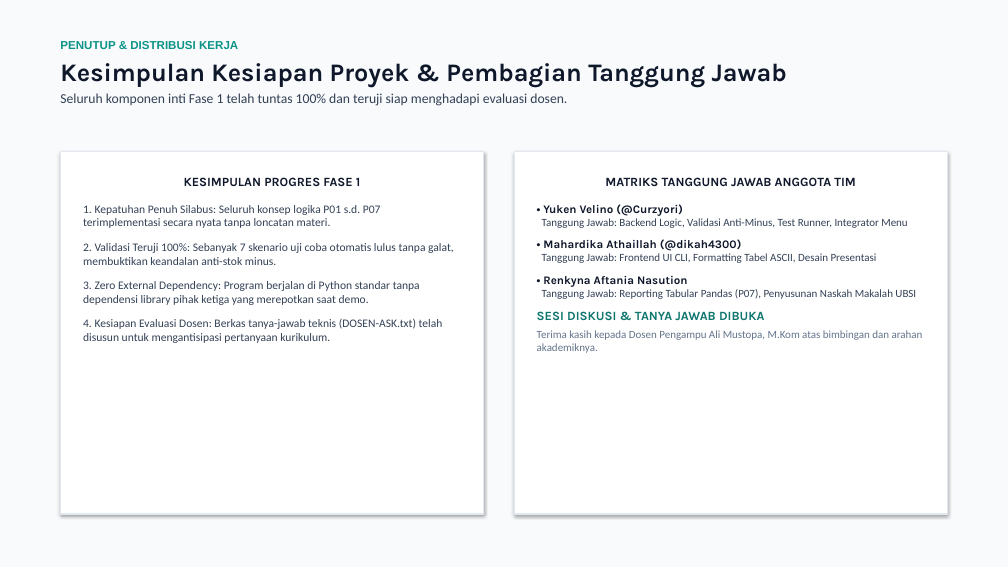
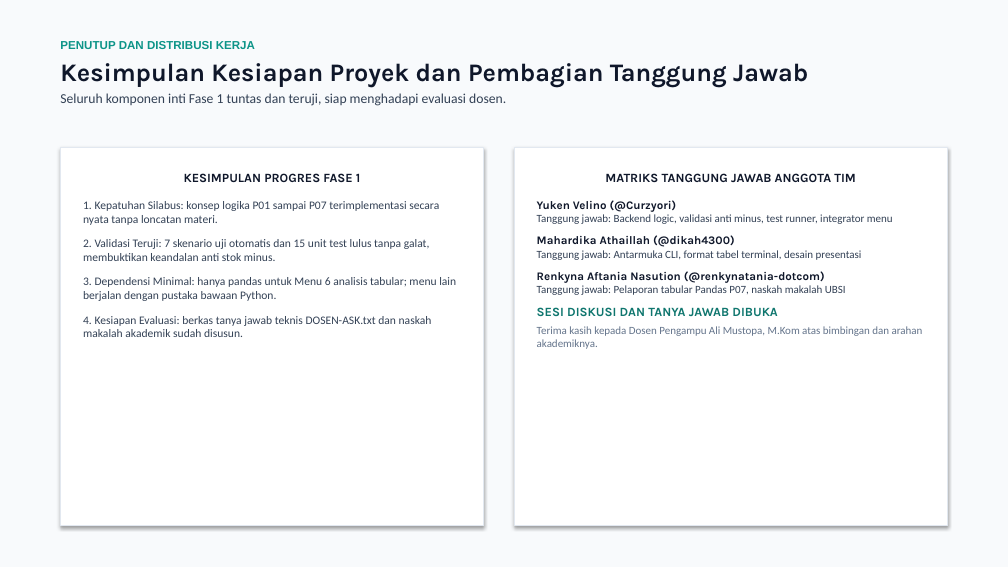
Before and after one commit to Curzyori/Stokku-Desktop, a slide deck: slide 10 of docs/presentasi/STOKKU_DESKTOP_PROGRES_P7.pptx (slide 8 before the commit). Drawn at 1008x567 pixels with LibreOffice and Linux fonts; fonts in the diff are those of the drawing. Boxes give left, top, right and bottom in pixels: in the first picture for what was removed or moved away, otherwise in the second. Text is boxed around its words. In the diff, an @@ line names an element or a change of style, - is before the commit and + after.

Commit message:
feat: susun ulang deck presentasi 10 slide dengan slide kosong, slide judul, dan dokumentasi kegiatan

```diff
--- a/docs/presentasi/STOKKU_DESKTOP_PROGRES_P7.pptx
+++ b/docs/presentasi/STOKKU_DESKTOP_PROGRES_P7.pptx
@@ text at box(60, 41, 808, 106): text changed; bold on @@
-PENUTUP & DISTRIBUSI KERJA
-Kesimpulan Kesiapan Proyek & Pembagian Tanggung Jawab
-Seluruh komponen inti Fase 1 telah tuntas 100% dan teruji siap menghadapi evaluasi dosen.
+PENUTUP DAN DISTRIBUSI KERJA
+Kesimpulan Kesiapan Proyek dan Pembagian Tanggung Jawab
+Seluruh komponen inti Fase 1 tuntas dan teruji, siap menghadapi evaluasi dosen.
@@ rectangle "KESIMPULAN PROGRES FASE 1": place and size @@
-rectangle "KESIMPULAN PROGRES FASE 1" at box(60, 151, 484, 514)
+rectangle "KESIMPULAN PROGRES FASE 1" at box(60, 147, 484, 526)
@@ rectangle "MATRIKS TANGGUNG JAWAB ANGGOTA TIM": place and size @@
-rectangle "MATRIKS TANGGUNG JAWAB ANGGOTA TIM" at box(514, 151, 948, 514)
+rectangle "MATRIKS TANGGUNG JAWAB ANGGOTA TIM" at box(514, 147, 948, 526)
@@ text in rectangle at box(83, 201, 456, 337): text changed @@
-1. Kepatuhan Penuh Silabus: Seluruh konsep logika P01 s.d. P07 terimplementasi secara nyata tanpa loncatan materi.
-2. Validasi Teruji 100%: Sebanyak 7 skenario uji coba otomatis lulus tanpa galat, membuktikan keandalan anti-stok minus.
-3. Zero External Dependency: Program berjalan di Python standar tanpa dependensi library pihak ketiga yang merepotkan saat demo.
-4. Kesiapan Evaluasi Dosen: Berkas tanya-jawab teknis (DOSEN-ASK.txt) telah disusun untuk mengantisipasi pertanyaan kurikulum.
+1. Kepatuhan Silabus: konsep logika P01 sampai P07 terimplementasi secara nyata tanpa loncatan materi.
+2. Validasi Teruji: 7 skenario uji otomatis dan 15 unit test lulus tanpa galat, membuktikan keandalan anti stok minus.
+3. Dependensi Minimal: hanya pandas untuk Menu 6 analisis tabular; menu lain berjalan dengan pustaka bawaan Python.
+4. Kesiapan Evaluasi: berkas tanya jawab teknis DOSEN-ASK.txt dan naskah makalah akademik sudah disusun.
@@ text in rectangle at box(537, 200, 893, 316): text changed @@
-• Yuken Velino (@Curzyori)
-Tanggung Jawab: Backend Logic, Validasi Anti-Minus, Test Runner, Integrator Menu
-• Mahardika Athaillah (@dikah4300)
-Tanggung Jawab: Frontend UI CLI, Formatting Tabel ASCII, Desain Presentasi
-• Renkyna Aftania Nasution
-Tanggung Jawab: Reporting Tabular Pandas (P07), Penyusunan Naskah Makalah UBSI
-SESI DISKUSI & TANYA JAWAB DIBUKA
+Yuken Velino (@Curzyori)
+Tanggung jawab: Backend logic, validasi anti minus, test runner, integrator menu
+Mahardika Athaillah (@dikah4300)
+Tanggung jawab: Antarmuka CLI, format tabel terminal, desain presentasi
+Renkyna Aftania Nasution (@renkynatania-dotcom)
+Tanggung jawab: Pelaporan tabular Pandas P07, naskah makalah UBSI
+SESI DISKUSI DAN TANYA JAWAB DIBUKA
```
Also in this commit, not shown: 7 other slides changed, 2 slides added, 7 other files.
